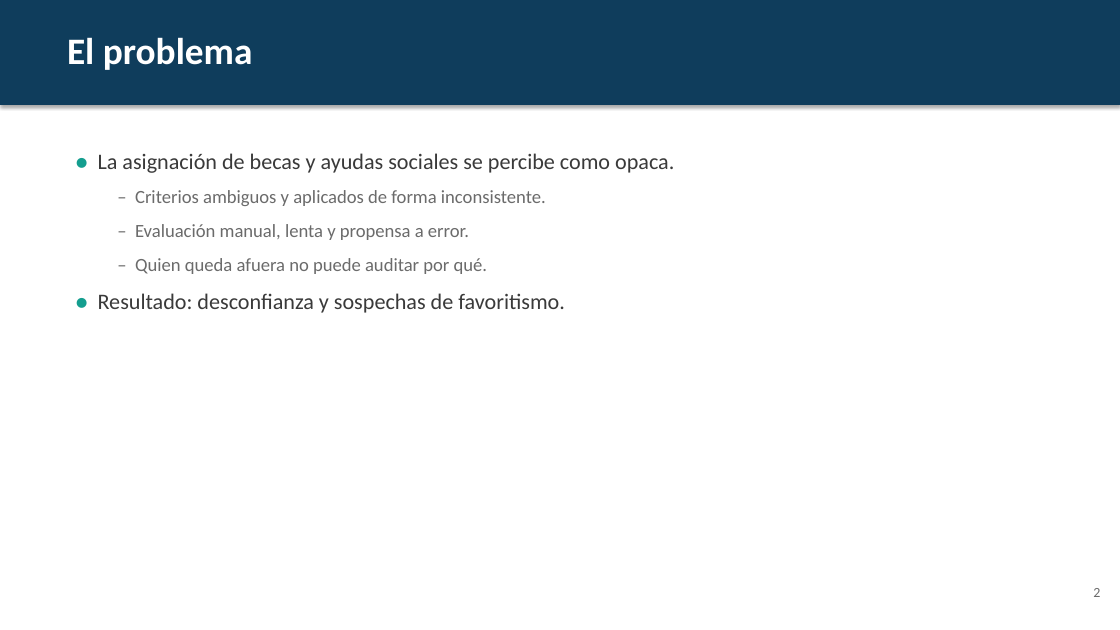
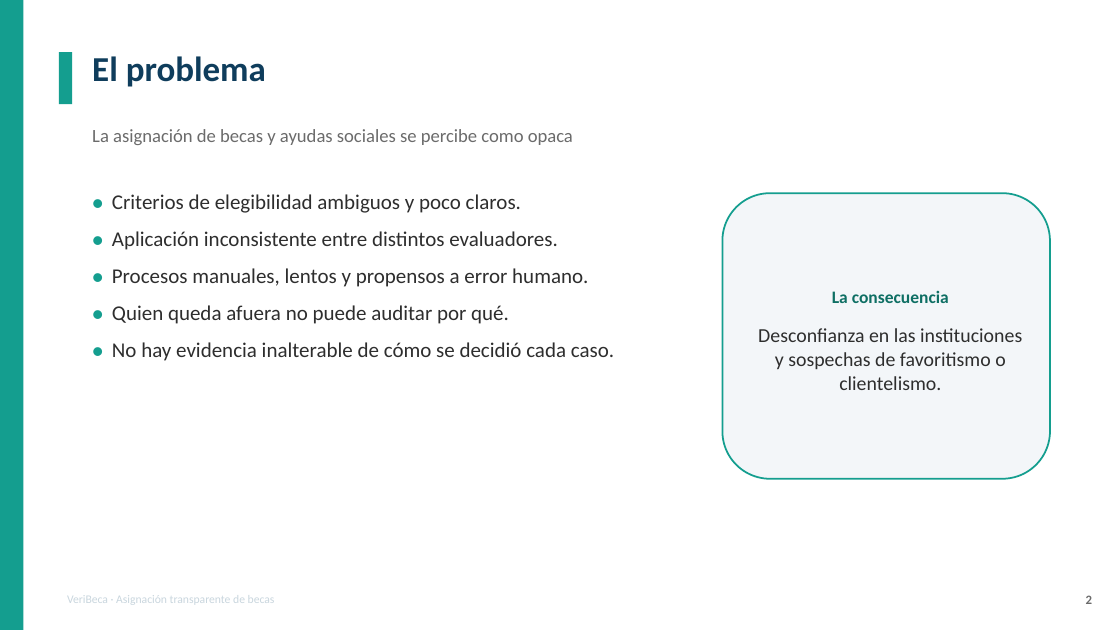
Before and after one commit to santivicente/veribeca, a slide deck: slide 2 of docs/VeriBeca-Pitch.pptx. Drawn at 1120x630 pixels with LibreOffice and Linux fonts; fonts in the diff are those of the drawing. Boxes give left, top, right and bottom in pixels: in the first picture for what was removed or moved away, otherwise in the second. Text is boxed around its words. In the diff, an @@ line names an element or a change of style, - is before the commit and + after.

```diff
--- a/docs/VeriBeca-Pitch.pptx
+++ b/docs/VeriBeca-Pitch.pptx
@@ rectangle removed at box(0, 0, 1120, 105) @@
@@ rectangle added at box(0, 0, 24, 630), fill #149E8F @@
@@ rectangle added at box(59, 52, 72, 104), fill #149E8F @@
@@ text "El problema": place and size @@
-text "El problema" at box(67, 37, 253, 70)
+text "El problema" at box(92, 56, 266, 87)
@@ text "El problema" at box(92, 56, 266, 87): size 32 to 30 pt, text colour #FFFFFF to #0F3D5C; more space between paragraphs @@
@@ text at box(92, 129, 573, 145): text changed @@
-● La asignación de becas y ayudas sociales se percibe como opaca.
-  – Criterios ambiguos y aplicados de forma inconsistente.
-  – Evaluación manual, lenta y propensa a error.
-  – Quien queda afuera no puede auditar por qué.
-● Resultado: desconfianza y sospechas de favoritismo.
+La asignación de becas y ayudas sociales se percibe como opaca
@@ text added at box(112, 194, 614, 361), 18 pt, text #2E2E2E @@
+● Criterios de elegibilidad ambiguos y poco claros.
+● Aplicación inconsistente entre distintos evaluadores.
+● Procesos manuales, lentos y propensos a error humano.
+● Quien queda afuera no puede auditar por qué.
+● No hay evidencia inalterable de cómo se decidió cada caso.
@@ rounded rectangle added at box(723, 193, 1050, 479), fill #F3F6F9, outline #149E8F 1.5 pt @@
@@ text added at box(758, 291, 1022, 390), 17 pt, text #2E2E2E @@
+La consecuencia
+Desconfianza en las instituciones y sospechas de favoritismo o clientelismo.
@@ text added at box(67, 595, 275, 605), 10 pt, text #C9D6DE @@
+VeriBeca · Asignación transparente de becas
@@ text "2": place and size @@
-text "2" at box(1093, 588, 1100, 597)
+text "2" at box(1086, 595, 1092, 604)
@@ text "2" at box(1086, 595, 1092, 604): size 12 to 11 pt, bold on; more space between paragraphs @@
```
Also in this commit, not shown: 6 other slides changed, 3 slides added, 3 slides removed.
